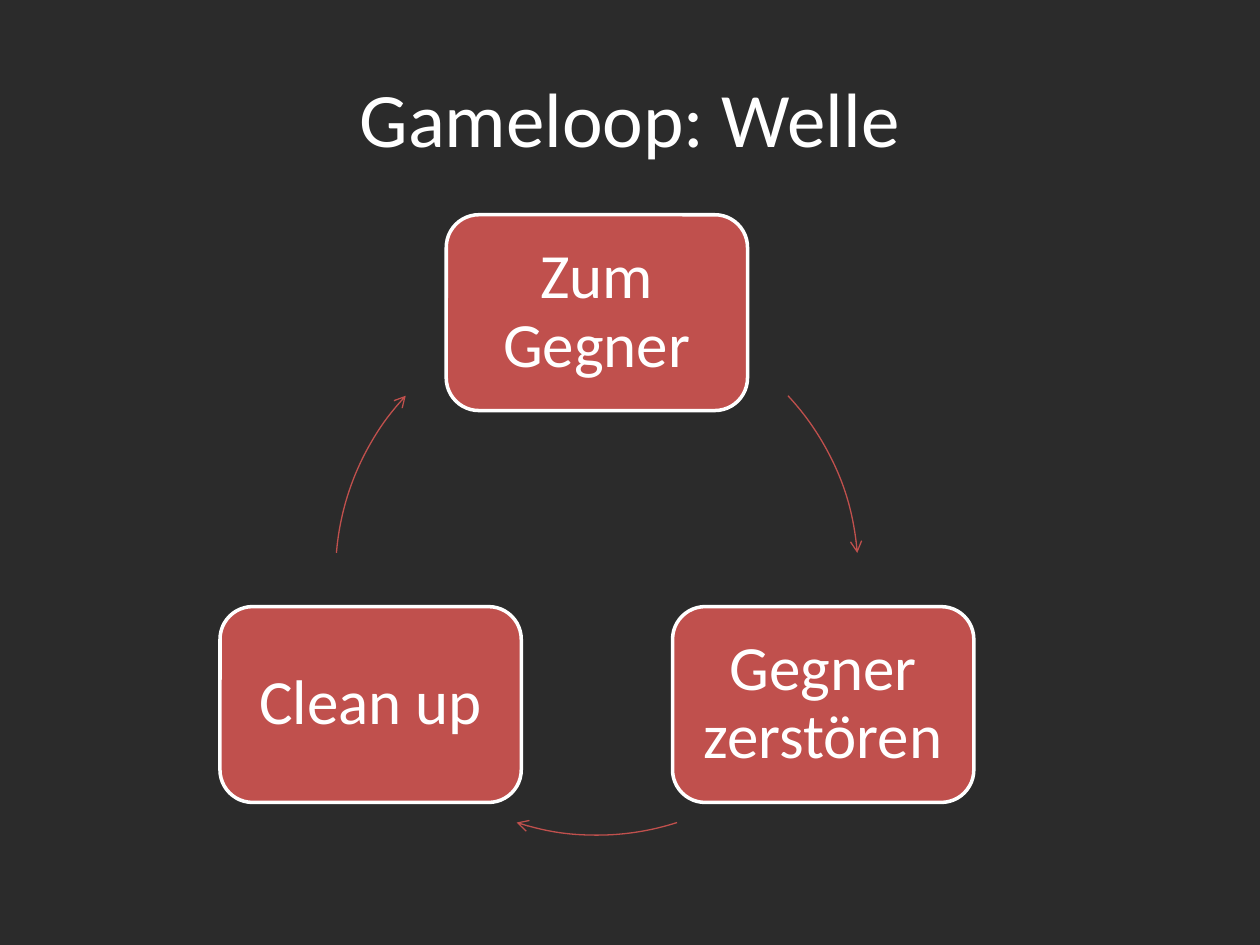
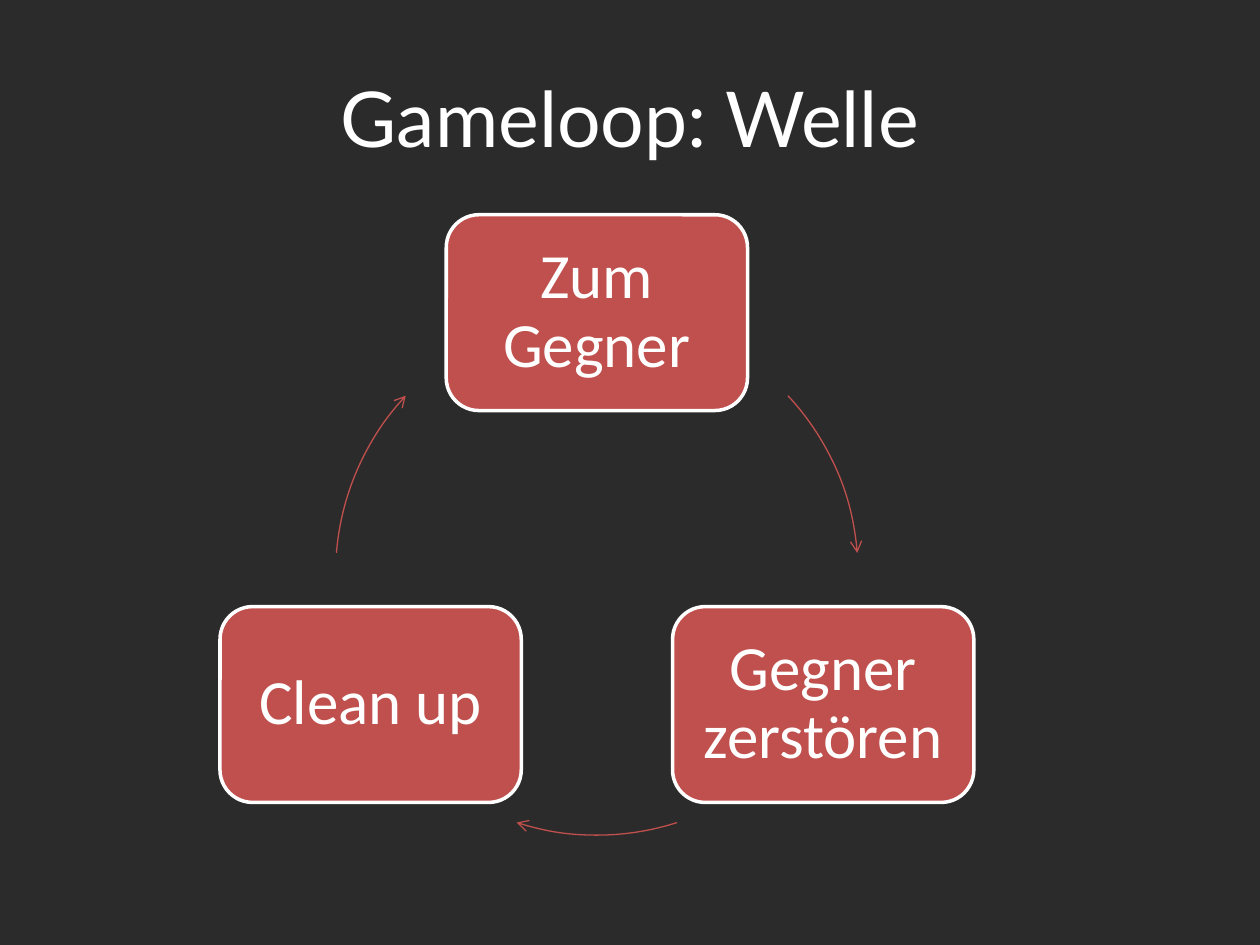
Before and after one commit to Assertores/HammerMan, a slide deck: slide 8 of Documentation/Hammer Man.pptx. Drawn at 1260x945 pixels with LibreOffice and Linux fonts; fonts in the diff are those of the drawing; background and template pictures are left out; a plain dark background stands for a picture behind light text. Boxes give left, top, right and bottom in pixels: in the first picture for what was removed or moved away, otherwise in the second. Text is boxed around its words. In the diff, an @@ line names an element or a change of style, - is before the commit and + after.

Commit message:
Changed Fonts in PPP

```diff
--- a/Documentation/Hammer Man.pptx
+++ b/Documentation/Hammer Man.pptx
@@ title "Gameloop: Welle" at (x1=341, y1=90, x2=919, y2=160): font Calibri to Lato @@
```
Also in this commit, not shown: 11 other slides changed.
